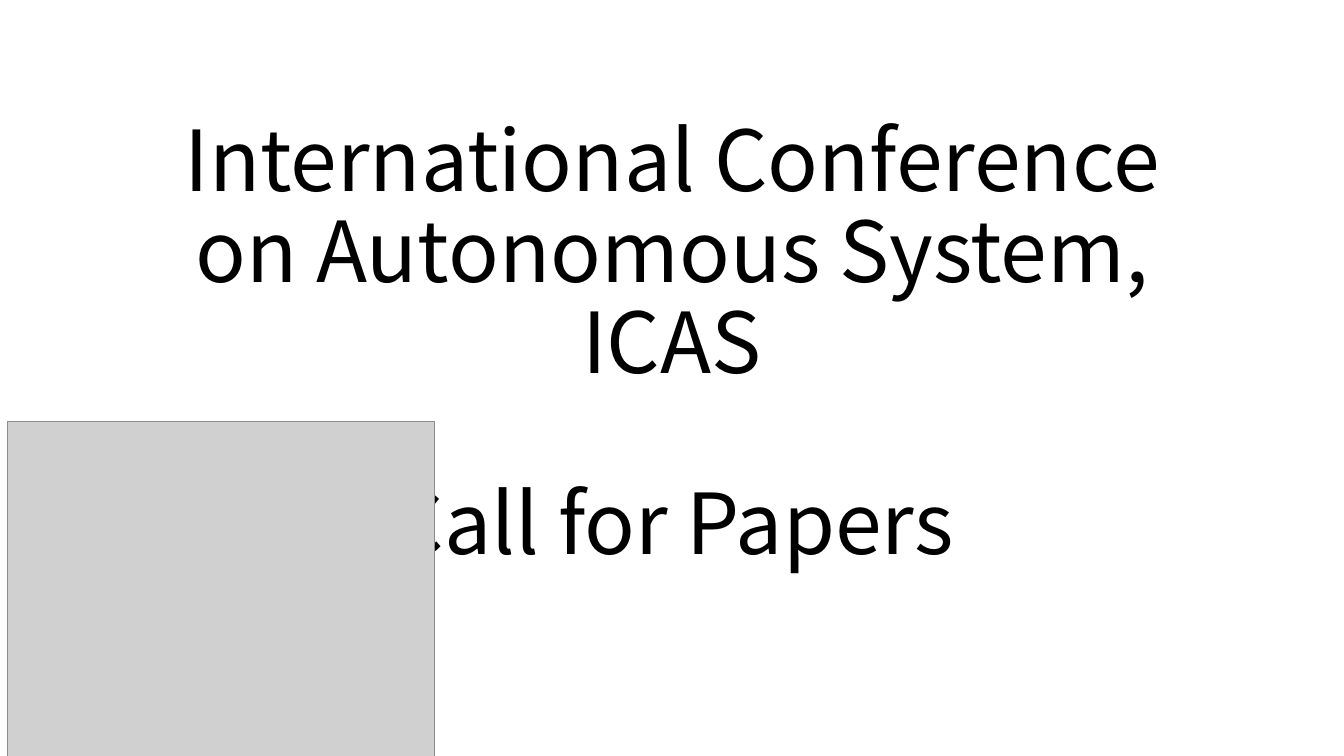
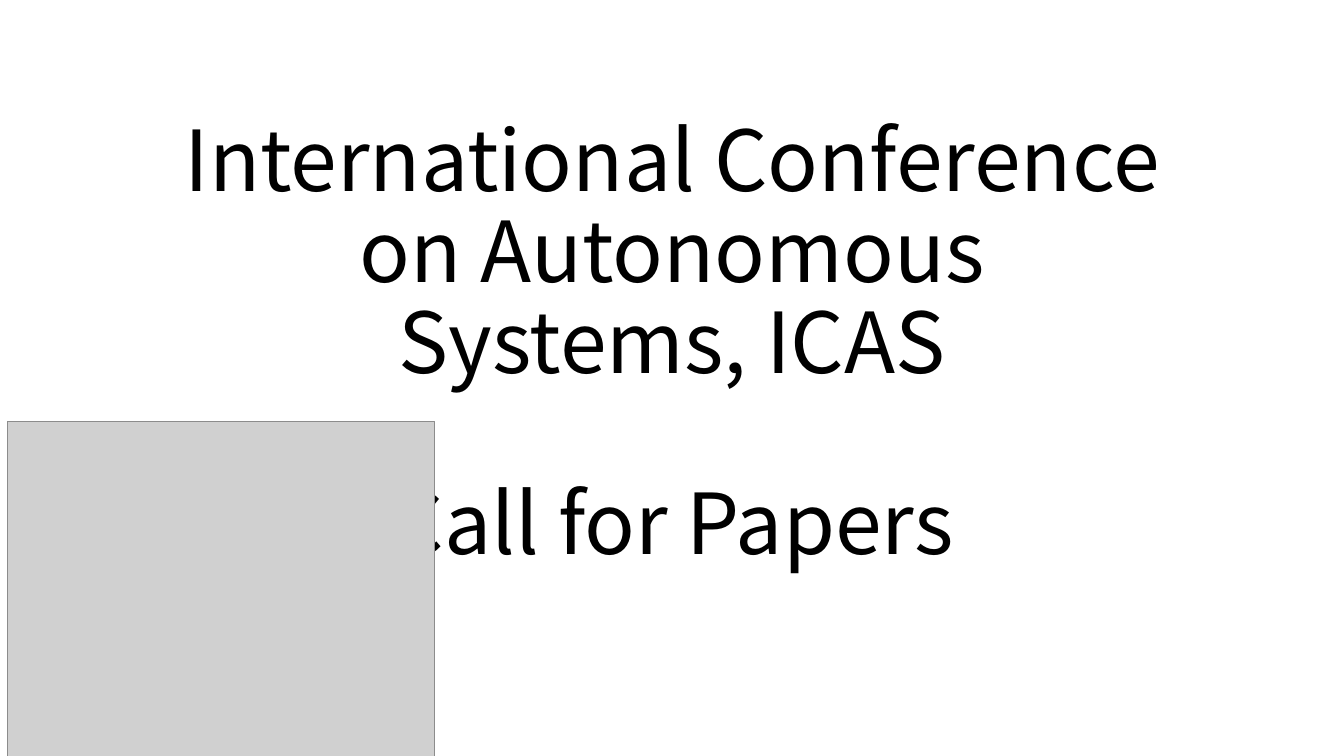
Before and after one commit to CodpyOfficial/ICAS-2027, a slide deck: slide 1 of web/static/files/ICAS-Call-for-Papers.pptx. Drawn at 1344x756 pixels with LibreOffice and Linux fonts; fonts in the diff are those of the drawing; grey boxes stand for pictures. Boxes give left, top, right and bottom in pixels: in the first picture for what was removed or moved away, otherwise in the second. Text is boxed around its words. In the diff, an @@ line names an element or a change of style, - is before the commit and + after.

```diff
--- a/web/static/files/ICAS-Call-for-Papers.pptx
+++ b/web/static/files/ICAS-Call-for-Papers.pptx
@@ title at [184,123,1160,575]: text changed @@
-International Conference
-on Autonomous System, ICAS
-Call for Papers
+International Conference
+on Autonomous Systems, ICAS
+Call for Papers
```
Also in this commit, not shown: 1 other slide changed, 13 other files.
